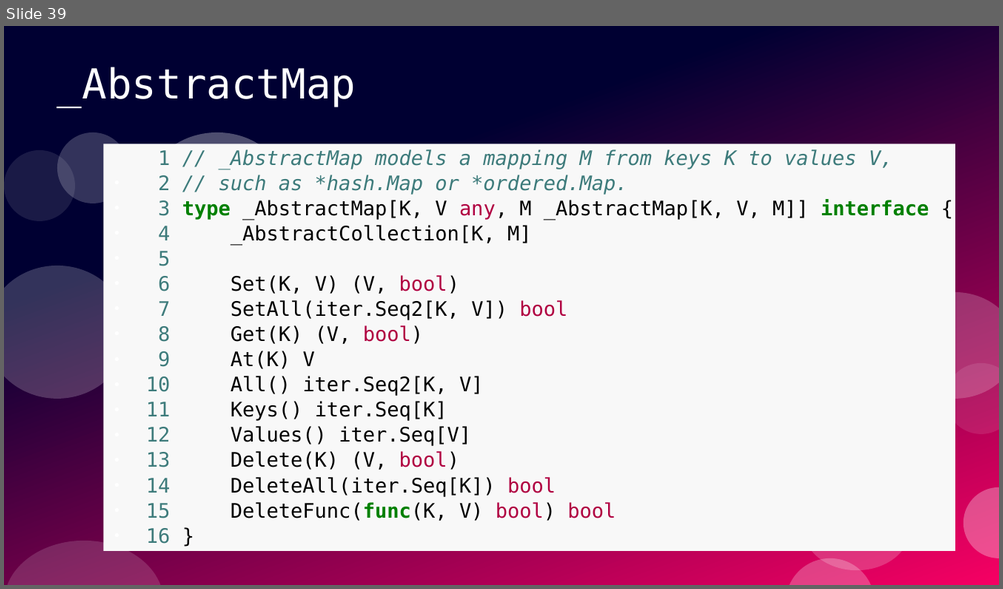
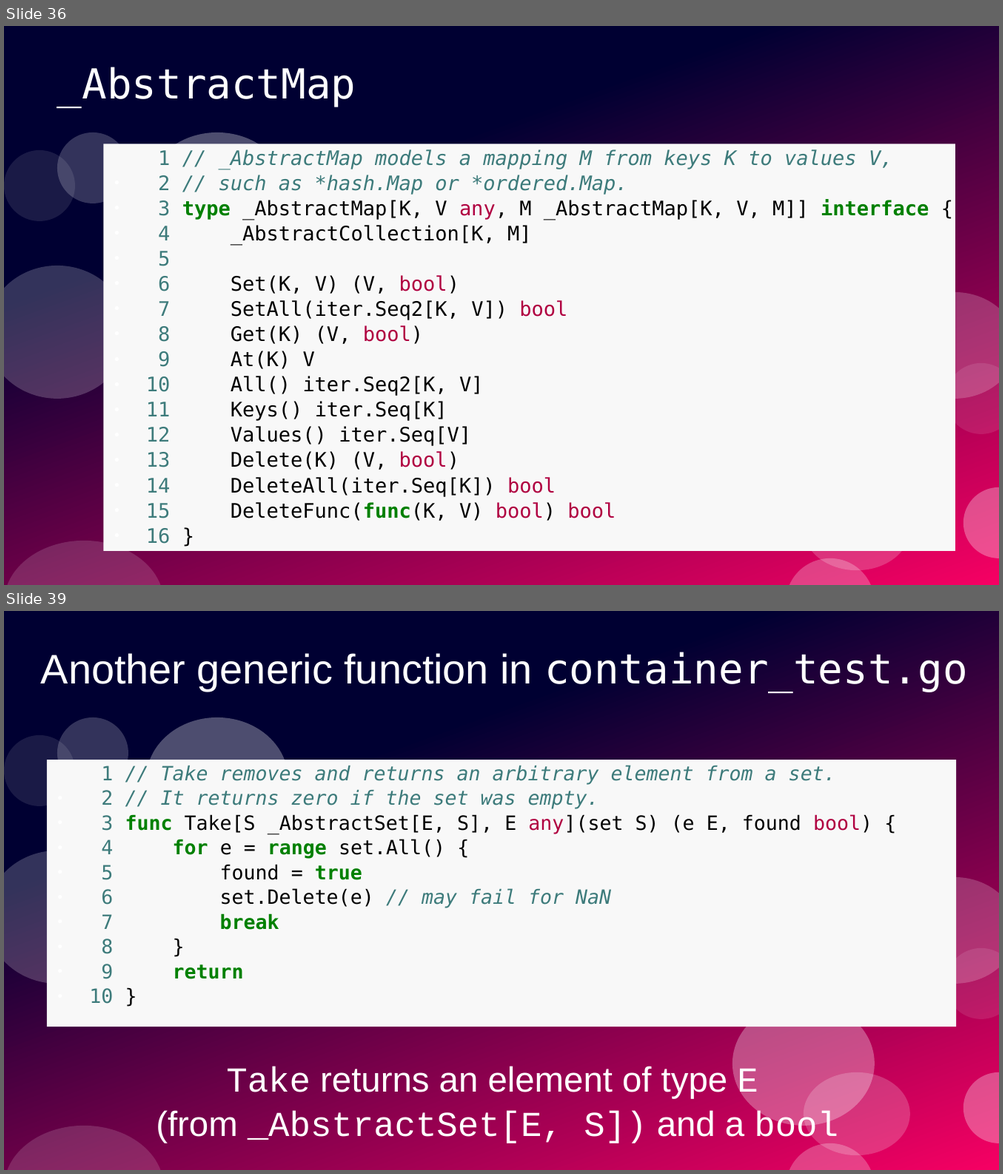
Before and after one commit to ramalho/sets-in-go, a slide deck: sets-in-go.odp. Shown one above the other, each under a label of ours: slide 39 before the commit, slides 36 and 39 after it; the slides between them are not shown. The pictures are 1003x589 and 1003x1174 pixels, drawn with LibreOffice and Linux fonts; fonts in the diff are those of the drawing. Boxes give left, top, right and bottom in pixels: in the first picture for what was removed or moved away, otherwise in the second. Text is boxed around its words. In the diff, an @@ line names an element or a change of style, - is before the commit and + after.

```diff
--- a/sets-in-go.odp
+++ b/sets-in-go.odp
@@ slide 39 added at [4,611,999,1170], background #FFFFFF; not listed: 11 template elements that a slide beside it also shows @@
@@ title added at [41,652,967,692], 33 pt, text #FFFFFF @@
+Another generic function in container_test.go
@@ text added at [46,760,956,1027], fill #F8F8F8, 15.7 pt, text #3D7B7B @@
+1 // Take removes and returns an arbitrary element from a set.
+● 2 // It returns zero if the set was empty.
+● 3 func Take[S _AbstractSet[E, S], E any](set S) (e E, found bool) {
+● 4 for e = range set.All() {
+● 5 found = true
+● 6 set.Delete(e) // may fail for NaN
+● 7 break
+● 8 }
+● 9 return
+● 10 }
@@ ellipse added at [732,1002,874,1126], fill #FFFFFF at 30% opacity @@
@@ text added at [156,1066,838,1147], 28 pt, text #FFFFFF @@
+Take returns an element of type E
+(from _AbstractSet[E, S]) and a bool
@@ what was slide 39 is now slide 36 @@
```
Also in this commit, not shown: 5 slides changed, 8 other slides added, 1 slide removed, 2 other files.
